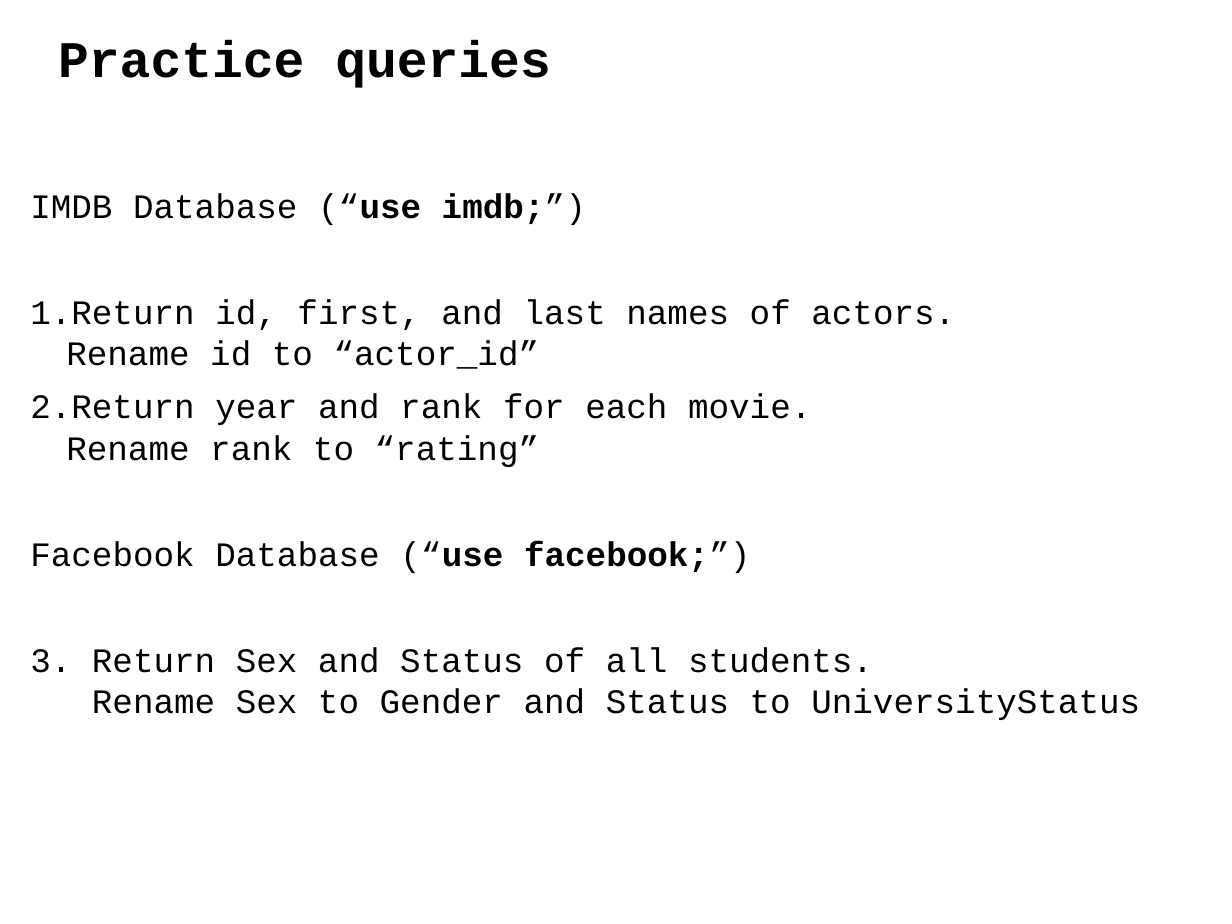
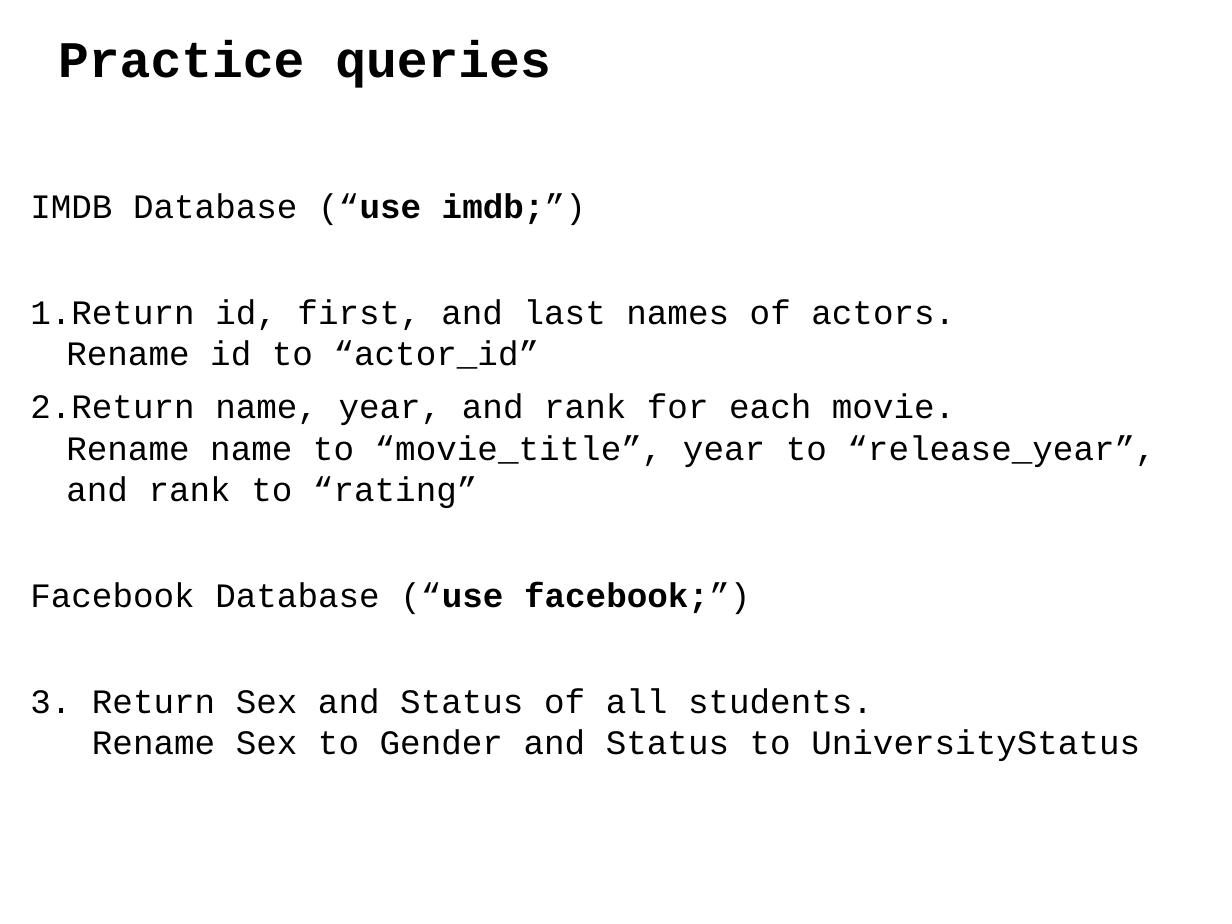
Before and after one commit to ipeirotis/introduction-to-databases, a slide deck: slide 14 of C-SQL.pptx. Drawn at 1232x924 pixels with LibreOffice and Linux fonts; fonts in the diff are those of the drawing. Boxes give left, top, right and bottom in pixels: in the first picture for what was removed or moved away, otherwise in the second. Text is boxed around its words. In the diff, an @@ line names an element or a change of style, - is before the commit and + after.

```diff
--- a/C-SQL.pptx
+++ b/C-SQL.pptx
@@ text at (x1=30, y1=393, x2=1155, y2=508): text changed @@
-2. Return year and rank for each movie.
-   Rename rank to “rating”
+2. Return name, year, and rank for each movie.
+   Rename name to “movie_title”, year to “release_year”, and rank to “rating”
```
Also in this commit, not shown: 14 other slides changed, 10 slides added, 1 slide removed.
